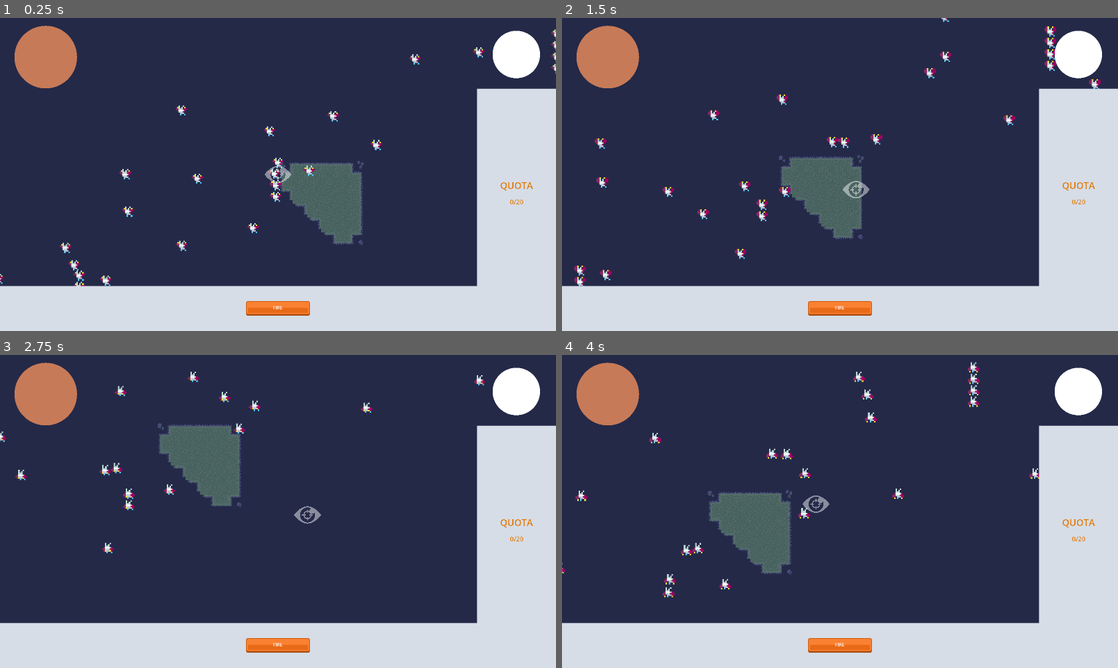
Above: before the commit, frames 1-4 (two rows, left to right).
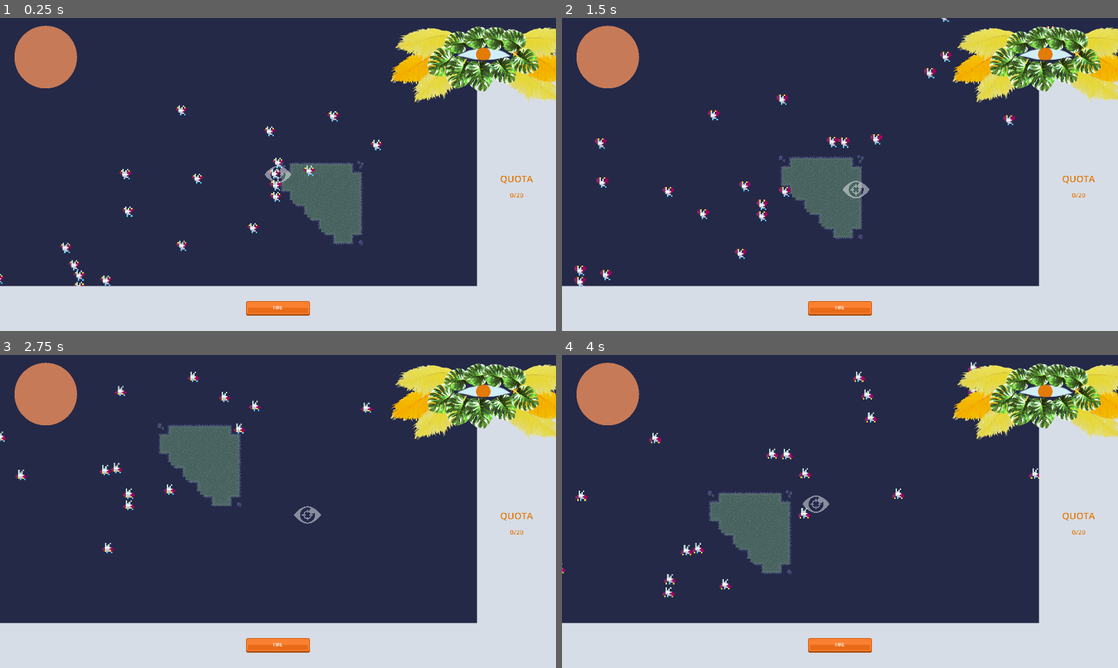
Above: after the commit, the same moments.

Repository: ocdunlap/laughingeye
Game: Godot game, scene res://ScenesGeneral/main_container.tscn
The game is run twice, just before and just after one commit, with the same random seed, the same clock (stepped at 60 frames per second) and the same inputs. The project has no main scene, so this scene is started directly.
Inputs:
- Up to frame 1 (0.25 s): no input
- Up to frame 2 (1.5 s): hold D (move_right) 0.53-1.28 s; hold S (move_down) from 1.28 s (still down)
- Up to frame 3 (2.75 s): release S (move_down) at 2.03 s; hold D (move_right) from 2.03 s (still down)
- Up to frame 4 (4 s): release D (move_right) at 2.78 s; hold W (move_up) 2.78-3.53 s; hold A (move_left) from 3.53 s (still down)

The runs differ from the first frame. In frame 1, 5.7% of the frame differs, in the area x 70-100%, y 2-60%; in frame 2, 5.7%; in frame 3, 5.7%; in frame 4, 5.7%.

Commit message:
added WATCHER
needs more WEIRD GUYS

Diff:
--- a/ScenesGeneral/ui_main.tscn
+++ b/ScenesGeneral/ui_main.tscn
@@ -1,11 +1,12 @@
-[gd_scene load_steps=9 format=3 uid="uid://cvgnw2mv4qaf8"]
+[gd_scene load_steps=11 format=3 uid="uid://cvgnw2mv4qaf8"]
 
-[ext_resource type="Texture2D" uid="uid://dkv4d4uyqlj4n" path="res://Placeholder/plain-circle.png" id="1_xk7fp"]
 [ext_resource type="Script" path="res://Scripts/FuelMeter.gd" id="2_hgvi0"]
 [ext_resource type="Shader" path="res://Shaders/fuel_fill.gdshader" id="2_op73v"]
 [ext_resource type="Texture2D" uid="uid://bhw6xmsqco32x" path="res://ArtAssets/metalPanel_redCorner.png" id="3_4ivui"]
+[ext_resource type="Texture2D" uid="uid://dkv4d4uyqlj4n" path="res://ArtAssets/plain-circle.png" id="3_o12e0"]
 [ext_resource type="Texture2D" uid="uid://dae42rs3eqx2k" path="res://ArtAssets/red_button11.png" id="4_j3is1"]
 [ext_resource type="Texture2D" uid="uid://btsvirjrt457k" path="res://ArtAssets/red_button12.png" id="5_mprq2"]
+[ext_resource type="Texture2D" uid="uid://b0rv8pjuualm1" path="res://ArtAssets/Watcher.png" id="7_45bdf"]
 
 [sub_resource type="ShaderMaterial" id="ShaderMaterial_6h1cx"]
 shader = ExtResource("2_op73v")
@@ -16,6 +17,9 @@
 font_size = 22
 font_color = Color(0.890196, 0.482353, 0.0352941, 1)
 
+[sub_resource type="StyleBoxFlat" id="StyleBoxFlat_xn2vx"]
+bg_color = Color(0.819608, 0.933333, 0.968627, 1)
+
 [node name="UIMain" type="Control"]
 layout_mode = 3
 anchors_preset = 15
@@ -23,30 +27,6 @@
 anchor_bottom = 1.0
 grow_horizontal = 2
 grow_vertical = 2
-
-[node name="Watcher" type="Control" parent="."]
-layout_mode = 1
-anchors_preset = 1
-anchor_left = 1.0
-anchor_right = 1.0
-offset_left = -200.0
-offset_bottom = 180.0
-grow_horizontal = 0
-
-[node name="TextureRect" type="TextureRect" parent="Watcher"]
-layout_mode = 1
-anchors_preset = 15
-anchor_right = 1.0
-anchor_bottom = 1.0
-offset_left = -37.0
-offset_top = 36.0
-offset_right = -37.0
-offset_bottom = 36.0
-grow_horizontal = 2
-grow_vertical = 2
-texture = ExtResource("1_xk7fp")
-expand_mode = 1
-stretch_mode = 5
 
 [node name="FuelMeter" type="Control" parent="."]
 layout_mode = 1
@@ -66,7 +46,7 @@
 anchor_bottom = 1.0
 grow_horizontal = 2
 grow_vertical = 2
-texture = ExtResource("1_xk7fp")
+texture = ExtResource("3_o12e0")
 expand_mode = 1
 stretch_mode = 5
 
@@ -118,6 +98,8 @@
 anchor_top = 0.226
 anchor_right = 1.0
 anchor_bottom = 1.0
+offset_left = -0.359985
+offset_top = -41.08
 grow_horizontal = 2
 grow_vertical = 2
 texture = ExtResource("3_4ivui")
@@ -154,3 +136,54 @@
 label_settings = SubResource("LabelSettings_0jujh")
 horizontal_alignment = 1
 vertical_alignment = 1
+
+[node name="Watcher" type="Control" parent="."]
+layout_mode = 1
+anchors_preset = 1
+anchor_left = 1.0
+anchor_right = 1.0
+offset_left = -591.0
+offset_top = -134.0
+offset_right = 103.0
+offset_bottom = 426.0
+grow_horizontal = 0
+
+[node name="Panel" type="Panel" parent="Watcher"]
+layout_mode = 1
+anchors_preset = -1
+anchor_left = 0.267
+anchor_top = 0.369
+anchor_right = 0.724
+anchor_bottom = 0.555
+grow_horizontal = 2
+grow_vertical = 2
+theme_override_styles/panel = SubResource("StyleBoxFlat_xn2vx")
+
+[node name="TextureRect" type="TextureRect" parent="Watcher"]
+modulate = Color(0.890196, 0.482353, 0.0352941, 1)
+layout_mode = 1
+anchors_preset = -1
+anchor_left = 0.375
+anchor_top = 0.359
+anchor_right = 0.581
+anchor_bottom = 0.518
+offset_left = -21.108
+offset_top = 30.6
+offset_right = 37.7862
+offset_bottom = -3.0
+grow_horizontal = 2
+grow_vertical = 2
+texture = ExtResource("3_o12e0")
+expand_mode = 1
+stretch_mode = 5
+
+[node name="WatcherFrame" type="TextureRect" parent="Watcher"]
+layout_mode = 1
+anchors_preset = 15
+anchor_right = 1.0
+anchor_bottom = 1.0
+grow_horizontal = 2
+grow_vertical = 2
+texture = ExtResource("7_45bdf")
+expand_mode = 1
+stretch_mode = 5
--- a/Scripts/ExploreMain.gd
+++ b/Scripts/ExploreMain.gd
@@ -2,10 +2,10 @@
 
 @onready var creature_zone = $CreatureSpawner
 
-var spawn_range:float = 500
+var spawn_range:float = 2000
 var creature_countdown_default:float
 # Will spawn one creature every this many seconds
-var creature_countdown:float = 3
+var creature_countdown:float = 2
 
 
 # Called when the node enters the scene tree for the first time.
@@ -24,7 +24,6 @@
 
 
 func spawn_creature():
-	print ("spawning creature")
 	var scene_instance = load("res://ScenesGeneral/LittleGuys/little_bat.tscn").instantiate()
 	creature_zone.add_child(scene_instance)
 	# I'm bad at math
Binary file added: ArtAssets/Watcher.png
Not shown, added: ArtAssets/Watcher.png.import
Renamed: Placeholder/plain-circle.png -> ArtAssets/plain-circle.png
Not shown, changed: ArtAssets/plain-circle.png.import
